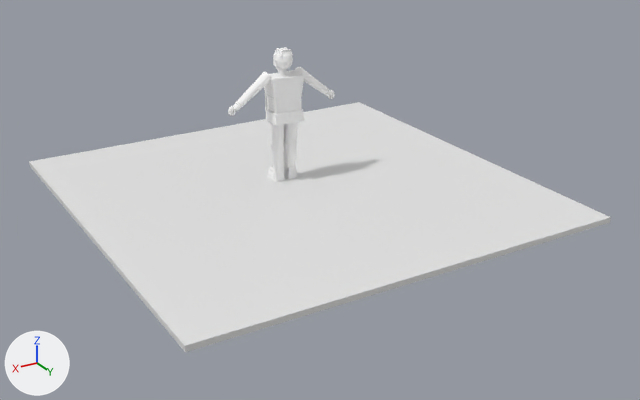
The Blender file ArtSource/Pedestrians/Blender/NightlifeShelterSeatedResident3D.blend: old version first, new version second.
Before and after are seen from a camera (50 mm lens) standing at (5.24, 9.64, 4.39) and looking at (-0.05, 0.81, -0.02). The lights are fixed; the arrows at lower left show +X, +Y and +Z. The older version comes first.

The older version as bpy lines, for what is in view:
```python
me_clo_quiltedchest_mesh = bpy.data.meshes.new('CLO_QuiltedChest_Mesh')
me_clo_quiltedchest_mesh.from_pydata(...)  # 8 vertices, 6 faces; spans x -0.233..0.233, y -0.141..0.134, z -0.072..0.211
me_clo_quiltedchest_mesh.materials.append(mat_mat_player3dlit)
me_previewground_mesh = bpy.data.meshes.new('PreviewGround_Mesh')
me_previewground_mesh.from_pydata(...)  # a box spanning x -2.75..2.75, y -2.4..3.1, z -0.07..0.0
me_previewground_mesh.materials.append(mat_mat_previewground)  # white #e7e7e7
ob_clo_quiltedchest = bpy.data.objects.new('CLO_QuiltedChest', me_clo_quiltedchest_mesh)
ob_clo_quiltedchest.location = (0.0, 0.0, 1.205)
_m = ob_clo_quiltedchest.modifiers.new('Triangulate', 'TRIANGULATE')
_m.quad_method = 'FIXED'
_m.ngon_method = 'CLIP'
ob_previewground = bpy.data.objects.new('PreviewGround', me_previewground_mesh)
ob_previewground.location = (0.0, 0.0, 0.0)
```
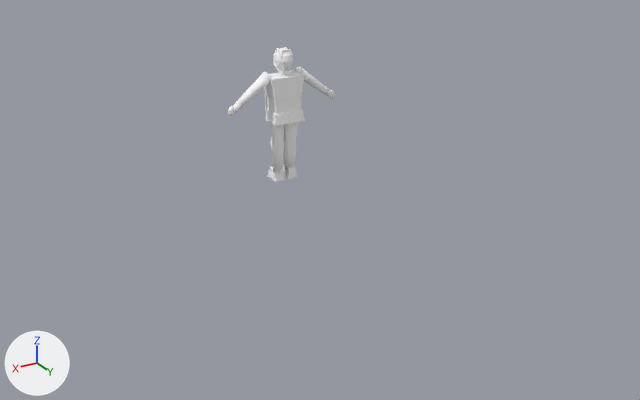
Location of each change, (x1, y1, x2, y2) in pixels of the pictures (640 x 400 px):
'PreviewGround', deleted: before (29, 102, 611, 352)

The change, as a list of edits to the scene's bpy script:
```text
Remove ob_previewground:
    ob_previewground = bpy.data.objects.new('PreviewGround', me_previewground_mesh)
    ob_previewground.location = (0.0, 0.0, 0.0)
```
